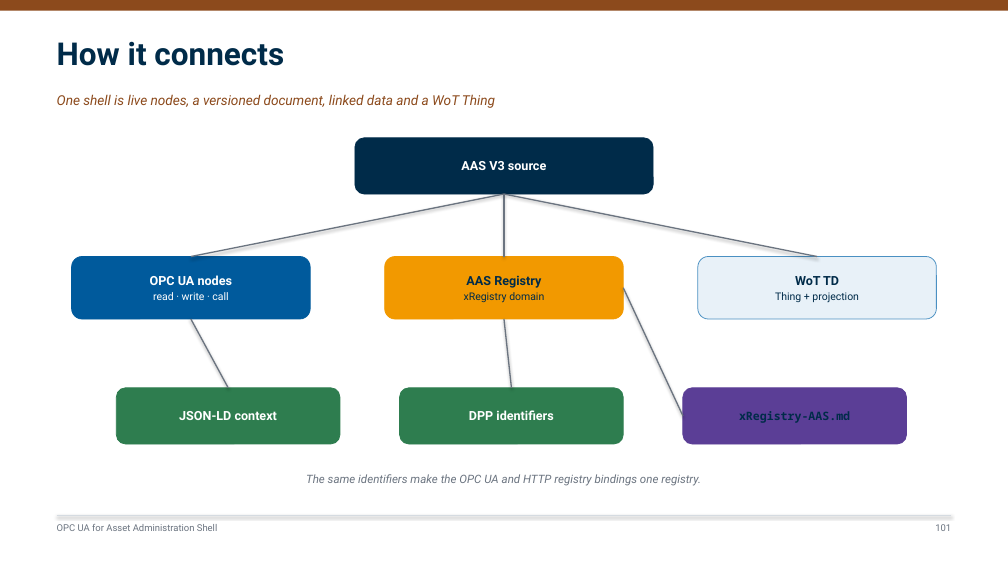
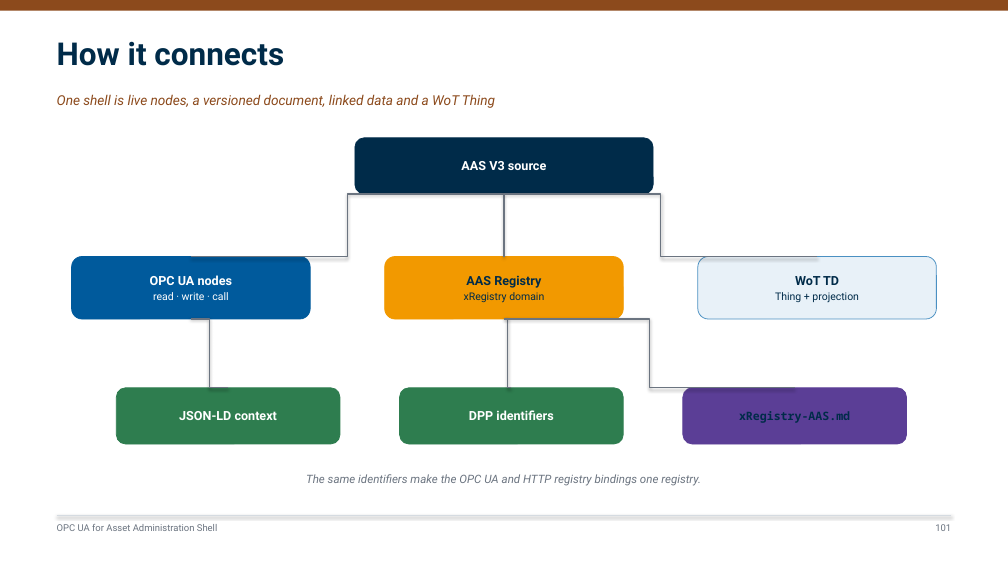
Before and after one commit to marcschier/opcua-drafts, a slide deck: slide 101 of decks/OPC-UA-Drafts-Overview.pptx. Drawn at 1008x567 pixels with LibreOffice and Linux fonts; fonts in the diff are those of the drawing. Boxes give left, top, right and bottom in pixels: in the first picture for what was removed or moved away, otherwise in the second. Text is boxed around its words. In the diff, an @@ line names an element or a change of style, - is before the commit and + after.

```diff
--- a/decks/OPC-UA-Drafts-Overview.pptx
+++ b/decks/OPC-UA-Drafts-Overview.pptx
@@ line (504, 194) - (191, 256): line to elbow line; route changed @@
@@ line (504, 194) - (817, 256): line to elbow line; route changed @@
@@ line (191, 319) - (228, 388): line to elbow line; route changed @@
@@ line (504, 319) - (512, 388): line to elbow line; route changed @@
@@ line moved from (623, 288) - (683, 416) to (504, 319) - (795, 388) @@
@@ line (504, 319) - (795, 388): line to elbow line @@
```
Also in this commit, not shown: 8 other slides changed, 12 other files.
